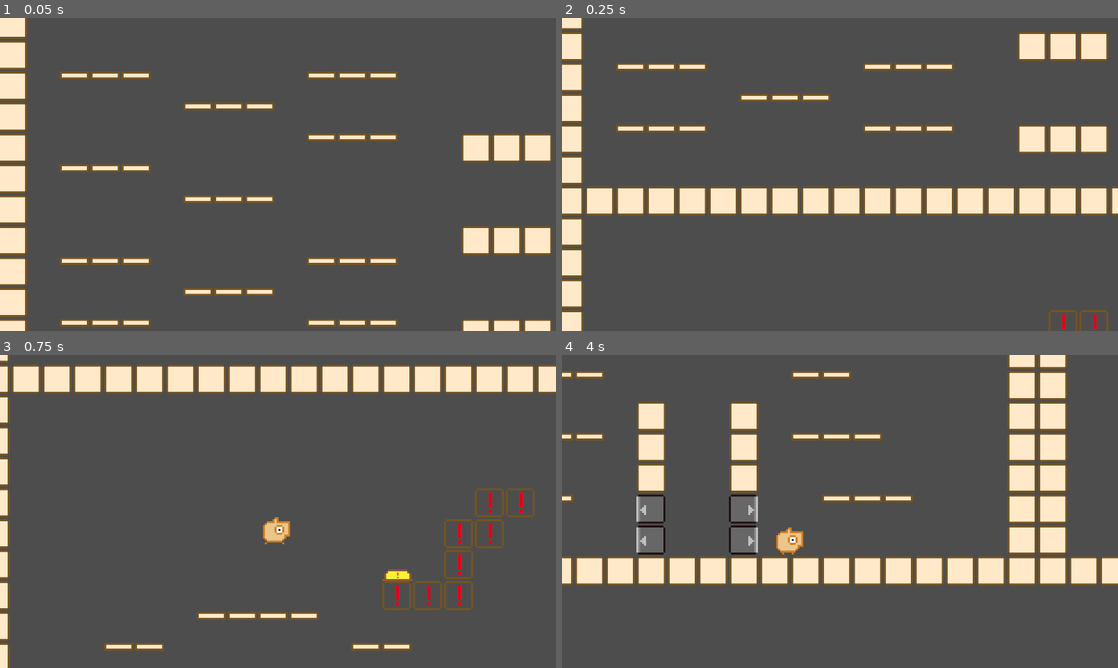
Above: before the commit, frames 1-4 (two rows, left to right).
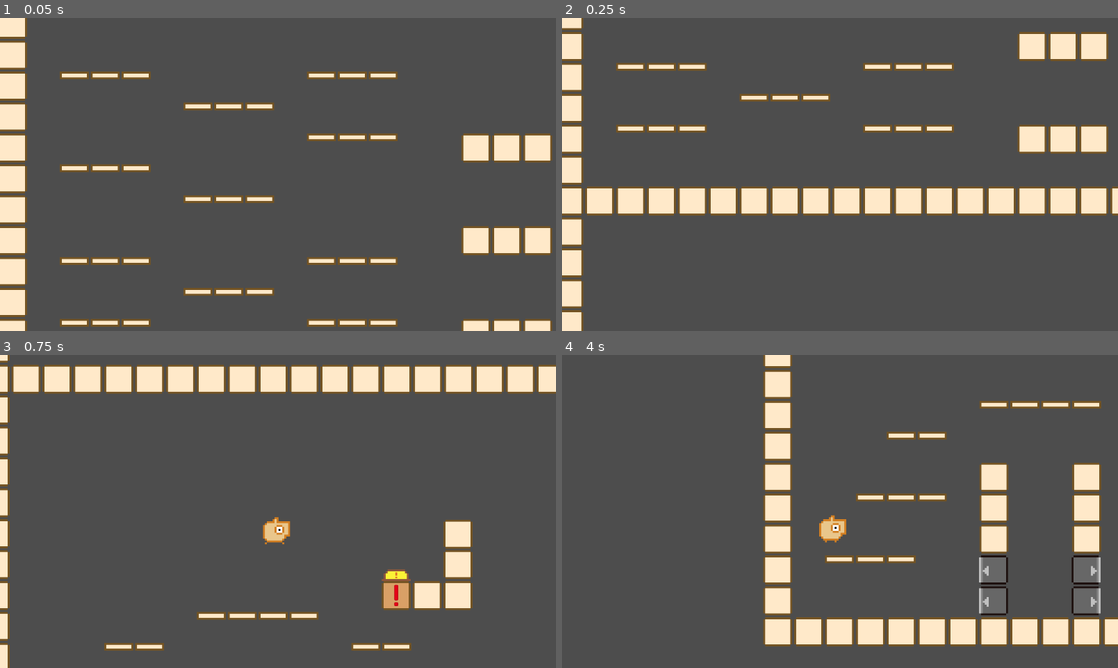
Above: after the commit, the same moments.

Repository: syun77/gd_inovania2
Game: Godot game, scene res://Main.tscn
Two runs of this game, one before a commit and one after it. Both use one fixed random seed, a clock stepped at 60 frames per second and the inputs below.
Inputs (mouse positions are in pixels of both pictures, inside the frame that each line leads up to):
- Up to frame 1 (0.05 s): no input
- Up to frame 2 (0.25 s): no input
- Up to frame 3 (0.75 s): move the mouse to (400, 495) at 0.52 s; hold Right (ui_right) from 0.53 s (still down); hold Space (action) from 0.53 s (still down)
- Up to frame 4 (4 s): tap Up (ui_up) at 0.77, 1.52, 3.02, 3.77 s; move the mouse to (728, 527) at 1.27 s; release Space (action) at 1.28 s; tap Space (action) at 1.35, 2.85 s; move the mouse to (895, 442) at 2.02 s; release Right (ui_right) at 2.03 s; hold Left (ui_left) 2.03-2.78 s; hold Space (action) 2.03-2.78 s; tap Shift (special) at 2.1 s; move the mouse to (812, 574) at 2.77 s; hold Right (ui_right) from 2.78 s (still down); move the mouse to (1006, 558) at 3.52 s; hold Space (action) from 3.53 s (still down)

Frame 1 is identical in both runs. In frame 2, 0.2% of the frame differs, in the area x 87-99%, y 93-100%; in frame 3, 2.4%; in frame 4, 34%, in the area x 0-100%, y 0-94%.

Commit message:
びっくりブロックを実装中

Diff:
--- a/gd_inovania2/Main.gd
+++ b/gd_inovania2/Main.gd
@@ -14,6 +14,7 @@
 const LADDER_OBJ = preload("res://src/gimmic/Ladder.tscn")
 const ONEWAY_FLOOR_OBJ = preload("res://src/gimmic/OnewayFloor.tscn")
 const ONEWAY_WALL_OBJ = preload("res://src/gimmic/OneWayWall.tscn")
+const EXCLAMATION_BLOCK_OBJ = preload("res://src/gimmic/ExclamationBlock.tscn")
 
 # -------------------------------------------
 # onready.
@@ -78,7 +79,7 @@
 		j = Map.height - (j + 1)
 		for i in range(Map.width):
 			var pos = Map.grid_to_world(Vector2(i, j))
-			var type = Map.get_floor_type(pos)
+			var type = Map.get_floor_type_from_world(pos)
 			if type == Map.eType.NONE:
 				continue
 
@@ -125,6 +126,11 @@
 					obj.setup(false) # 右向き.
 					Map.erase_cell_from_world(pos)
 
+				Map.eType.EXCLAMATION_SWITCH:
+					# びっくりスイッチ.
+					_create_exclamation_block(i, j)
+					Map.erase_cell_from_world(pos)
+
 ## 上を調べてコリジョンがなければ一方通行床を置く.
 ## @note ハシゴの後ろに隠れている一方通行床がチラチラ見える不具合がある.
 func _check_put_oneway(i:int, j:int) -> void:
@@ -144,8 +150,57 @@
 	# 重ねるのはハシゴの上 (一方通行床で置き換える).
 	Map.replace_cell_from_world(pos, Vector2i(4, 0))
 
-
-# カメラの更新.
+## びっくりスイッチを作る.
+func _create_exclamation_block(i:int, j:int) -> void:
+	var type = Map.eType.EXCLAMATION_BLOCK # びっくりブロックを探す処理.
+	var p = Vector2i(i, j)
+	# まずは下を調べる.
+	p.y += 1
+	if Map.get_floor_type(p) != type:
+		return # 下がびっくりブロックでなければ何もしない.
+	# 見つかったのタイルを消しておく.
+	Map.erase_cell(p)
+
+	# びっくりブロックを生成.
+	var block = EXCLAMATION_BLOCK_OBJ.instantiate()
+	block.position = Map.grid_to_world(p)
+
+	# 座標リスト.
+	var pos_list = _create_exclamation_block_list(p)
+	print(pos_list)
+	_bg_layer.add_child(block)
+	block.setup(pos_list)
+
+## びっくりブロックのリストを作る.
+func _create_exclamation_block_list(base:Vector2i) -> Array:
+	var type = Map.eType.EXCLAMATION_BLOCK # びっくりブロックを探す処理.
+	var ret = []
+
+	var p = base # 基準座標をコピーして使う.
+	for idx in range(64): # 最大64としておく.
+		# 見つかったかどうか.
+		var found = false
+		# 上下左右を探す.
+		for dir in [Vector2i.LEFT, Vector2i.UP, Vector2i.RIGHT, Vector2i.DOWN]:
+			var p2 = p + dir
+			if Map.get_floor_type(p2) != type:
+				continue # びっくりブロックでなければ何もしない.
+
+			# 見つかったのタイルを消しておく.
+			Map.erase_cell(p2)
+			ret.append(p2 - base) # 基準からの相対座標.
+			found = true
+			# 次の座標から調べる.
+			p = p2
+			break
+
+		if found == false:
+			# おしまい.
+			break
+
+	return ret
+
+## カメラの更新.
 func _update_camera(delta:float, is_warp:bool=false) -> void:
 	# カメラの注視点
 	var target = _player.position
--- a/gd_inovania2/Main.tscn
+++ b/gd_inovania2/Main.tscn
@@ -15,7 +15,7 @@
 tile_set = ExtResource("1_siuqx")
 format = 2
 layer_0/name = "BackGround"
-layer_0/tile_data = PackedInt32Array(0, 65536, 0, 1, 65536,  …(13961 unchanged characters)…  0, 1179668, 65536, 0, 1245204, 65536, 0)
+layer_0/tile_data = PackedInt32Array(0, 65536, 0, 1, 65536,  …(13961 unchanged characters)…  0, 1179668, 65536, 0, 1245204, 65536, 0, 1179666, 0, 4)
 
 [node name="MainLayer" type="CanvasLayer" parent="."]
 follow_viewport_enabled = true
--- a/gd_inovania2/project.godot
+++ b/gd_inovania2/project.godot
@@ -60,6 +60,7 @@
 2d_physics/layer_5="Shield"
 2d_physics/layer_6="Block"
 2d_physics/layer_7="Oneway"
+2d_physics/layer_8="Exclamation"
 
 [rendering]
 
--- a/gd_inovania2/src/common/Map.gd
+++ b/gd_inovania2/src/common/Map.gd
@@ -33,7 +33,8 @@
 	CLIMBBING_WALL = 8, # 登れる壁.
 	ONEWAY_WALL_L = 9, # 一方通行カベ(左).
 	ONEWAY_WALL_R = 10, # 一方通行カベ(右).
-
+	EXCLAMATION_SWITCH = 11, # びっくりスイッチ.
+	EXCLAMATION_BLOCK = 12, # びっくりブロック.
 }
 
 # --------------------------------------------------
@@ -130,8 +131,15 @@
 	var grid_pos = world_to_grid(pos)
 	replace_cell(grid_pos, atlas_coords, tile_layer)
 
-## 床の種別を取得する.
-static func get_floor_type(world:Vector2) -> eType:
+## 床の種類を取得する.
+static func get_floor_type(grid:Vector2i) -> eType:
+	var ret = get_custom_data(grid, "type")
+	if ret == null:
+		return eType.NONE
+	return ret
+
+## 床の種別を取得する (ワールド座標指定).
+static func get_floor_type_from_world(world:Vector2) -> eType:
 	var ret = get_custom_data_from_world(world, "type")
 	if ret == null:
 		return eType.NONE
--- /dev/null
+++ b/gd_inovania2/src/gimmic/ExclamationBlock.gd
@@ -0,0 +1,42 @@
+extends StaticBody2D
+# =============================================================
+# びっくりブロック.
+# =============================================================
+class_name ExclamationBlock
+
+# -------------------------------------------------------------
+# const.
+# -------------------------------------------------------------
+const WALL_OBJ = preload("res://src/gimmic/Wall.tscn")
+
+# -------------------------------------------------------------
+# var.
+# -------------------------------------------------------------
+## 出現する座標のリスト.
+## @note add_child() するのでこのブロックからのオフセットとなる.
+var _pos_list = []
+
+# -------------------------------------------------------------
+# public functions.
+# -------------------------------------------------------------
+## セットアップ.
+func setup(pos_list:Array) -> void:
+	_pos_list = pos_list
+	_create_blocks()
+
+# -------------------------------------------------------------
+# private functions.
+# -------------------------------------------------------------
+## ブロックを生成する.
+func _create_blocks() -> void:
+	var base = Vector2i.ZERO
+	var idx = 1
+	for grid_pos in _pos_list:
+		var wall = WALL_OBJ.instantiate()
+		var p_list = [base]
+		for i in range(idx):
+			p_list.append(_pos_list[i])
+		wall.setup_moving(p_list)
+		add_child(wall)
+
+		idx += 1
--- /dev/null
+++ b/gd_inovania2/src/gimmic/ExclamationBlock.tscn
@@ -0,0 +1,34 @@
+[gd_scene load_steps=6 format=3 uid="uid://hfcjfcxbvhnn"]
+
+[ext_resource type="Texture2D" uid="uid://ct2b37bl633r0" path="res://assets/images/gimmick/exclamation_block.png" id="1_bxrni"]
+[ext_resource type="Script" path="res://src/gimmic/ExclamationBlock.gd" id="1_ov478"]
+[ext_resource type="Texture2D" uid="uid://b13cvj3mblcgo" path="res://assets/images/gimmick/exclamation_switch.png" id="2_vgfen"]
+
+[sub_resource type="RectangleShape2D" id="RectangleShape2D_my1x6"]
+size = Vector2(60, 60)
+
+[sub_resource type="RectangleShape2D" id="RectangleShape2D_fmxrc"]
+size = Vector2(60, 24)
+
+[node name="ExclamationBlock" type="StaticBody2D"]
+collision_layer = 2
+script = ExtResource("1_ov478")
+
+[node name="Sprite" type="Sprite2D" parent="."]
+texture = ExtResource("1_bxrni")
+hframes = 2
+
+[node name="CollisionShape2D" type="CollisionShape2D" parent="."]
+position = Vector2(-2, -2)
+shape = SubResource("RectangleShape2D_my1x6")
+
+[node name="ExclamationSwitch" type="Area2D" parent="."]
+
+[node name="Sprite" type="Sprite2D" parent="ExclamationSwitch"]
+position = Vector2(0, -48)
+texture = ExtResource("2_vgfen")
+vframes = 2
+
+[node name="CollisionShape2D" type="CollisionShape2D" parent="ExclamationSwitch"]
+position = Vector2(-2, -44)
+shape = SubResource("RectangleShape2D_fmxrc")
--- /dev/null
+++ b/gd_inovania2/src/gimmic/Wall.gd
@@ -0,0 +1,54 @@
+extends StaticBody2D
+# =============================================================
+# 通常カベ.
+# =============================================================
+class_name Wall
+
+# -------------------------------------------------------------
+# const.
+# -------------------------------------------------------------
+const MOVING_TIMER = 0.01666 * 12 # 12F
+
+# -------------------------------------------------------------
+# var.
+# -------------------------------------------------------------
+## 移動タイマー.
+var _moving_timer = 0.0
+## 移動リスト.
+var _pos_list = []
+
+# -------------------------------------------------------------
+# public functions.
+# -------------------------------------------------------------
+func setup_moving(pos_list:Array) -> void:
+	_pos_list = pos_list
+	position = Map.grid_to_world(_pos_list[0])
+
+# -------------------------------------------------------------
+# private functions.
+# -------------------------------------------------------------
+## 更新.
+func _process(delta: float) -> void:
+	if _pos_list.is_empty() == false:
+		_update_moving(delta)
+
+## 移動の更新.
+func _update_moving(delta:float) -> void:
+	_moving_timer += delta
+
+	var rate = _moving_timer / MOVING_TIMER
+	rate = Ease.cube_out(rate)
+	if rate >= 1.0:
+		_moving_timer = 0.0
+		rate = 0.0
+		_pos_list.pop_front()
+		if _pos_list.size() == 1:
+			# ゴールした.
+			position = Map.grid_to_world(_pos_list[0], false)
+			_pos_list.clear()
+			return
+
+	var a = Vector2(_pos_list[0])
+	var b  = Vector2(_pos_list[1])
+	a = a.lerp(b, rate)
+	position = Map.grid_to_world(a, false)
--- /dev/null
+++ b/gd_inovania2/src/gimmic/Wall.tscn
@@ -0,0 +1,19 @@
+[gd_scene load_steps=4 format=3 uid="uid://csqksxskdf5fu"]
+
+[ext_resource type="Script" path="res://src/gimmic/Wall.gd" id="1_8ifh4"]
+[ext_resource type="Texture2D" uid="uid://52cwa5nb8d6h" path="res://assets/images/gimmick/wall.png" id="1_r3sgy"]
+
+[sub_resource type="RectangleShape2D" id="RectangleShape2D_t63f5"]
+size = Vector2(60, 60)
+
+[node name="Wall" type="StaticBody2D"]
+collision_layer = 2
+script = ExtResource("1_8ifh4")
+
+[node name="Sprite2D" type="Sprite2D" parent="."]
+texture = ExtResource("1_r3sgy")
+metadata/_edit_lock_ = true
+
+[node name="CollisionShape2D" type="CollisionShape2D" parent="."]
+position = Vector2(-2, -2)
+shape = SubResource("RectangleShape2D_t63f5")
Binary file added: gd_inovania2/assets/images/gimmick/exclamation_block.png
Binary file added: gd_inovania2/assets/images/gimmick/exclamation_switch.png
Binary file added: gd_inovania2/assets/images/gimmick/wall.png
